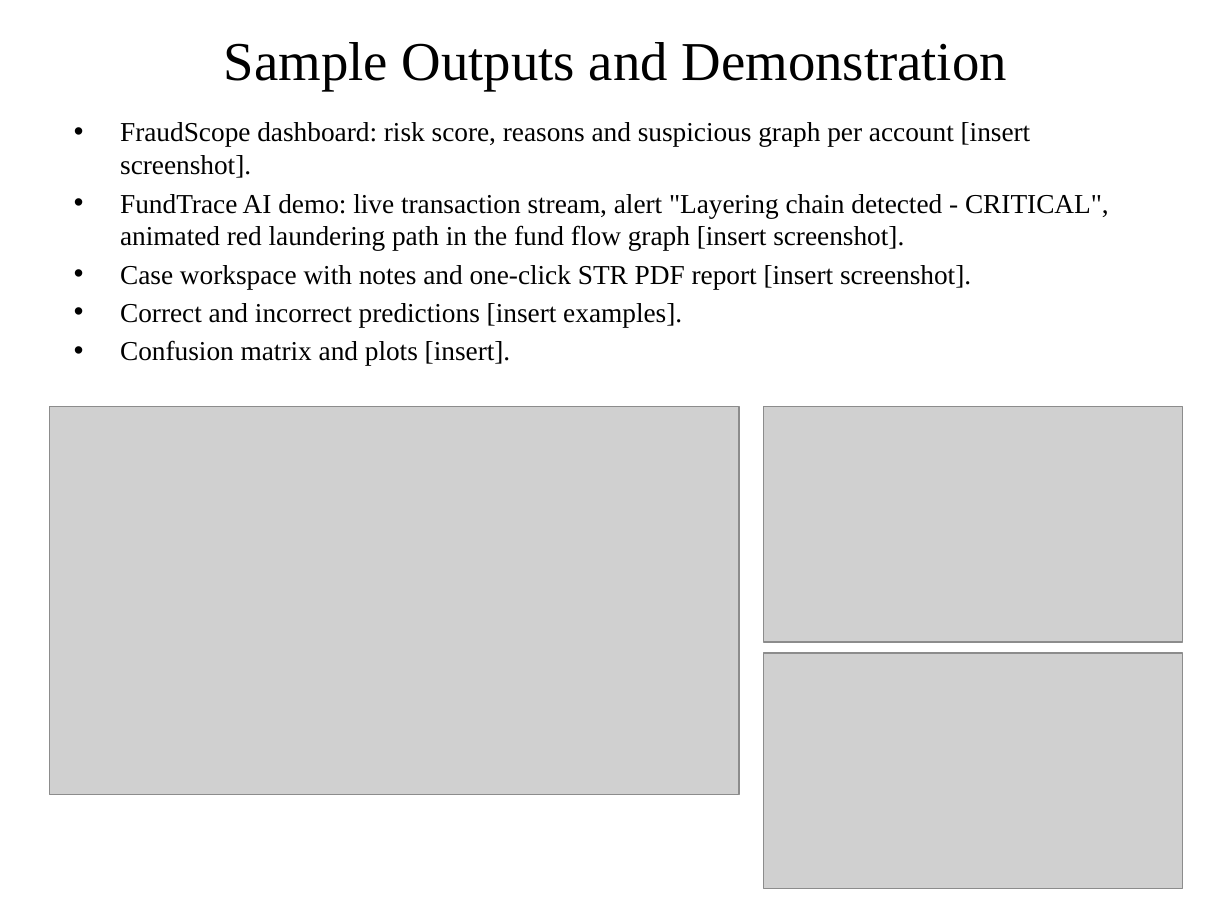
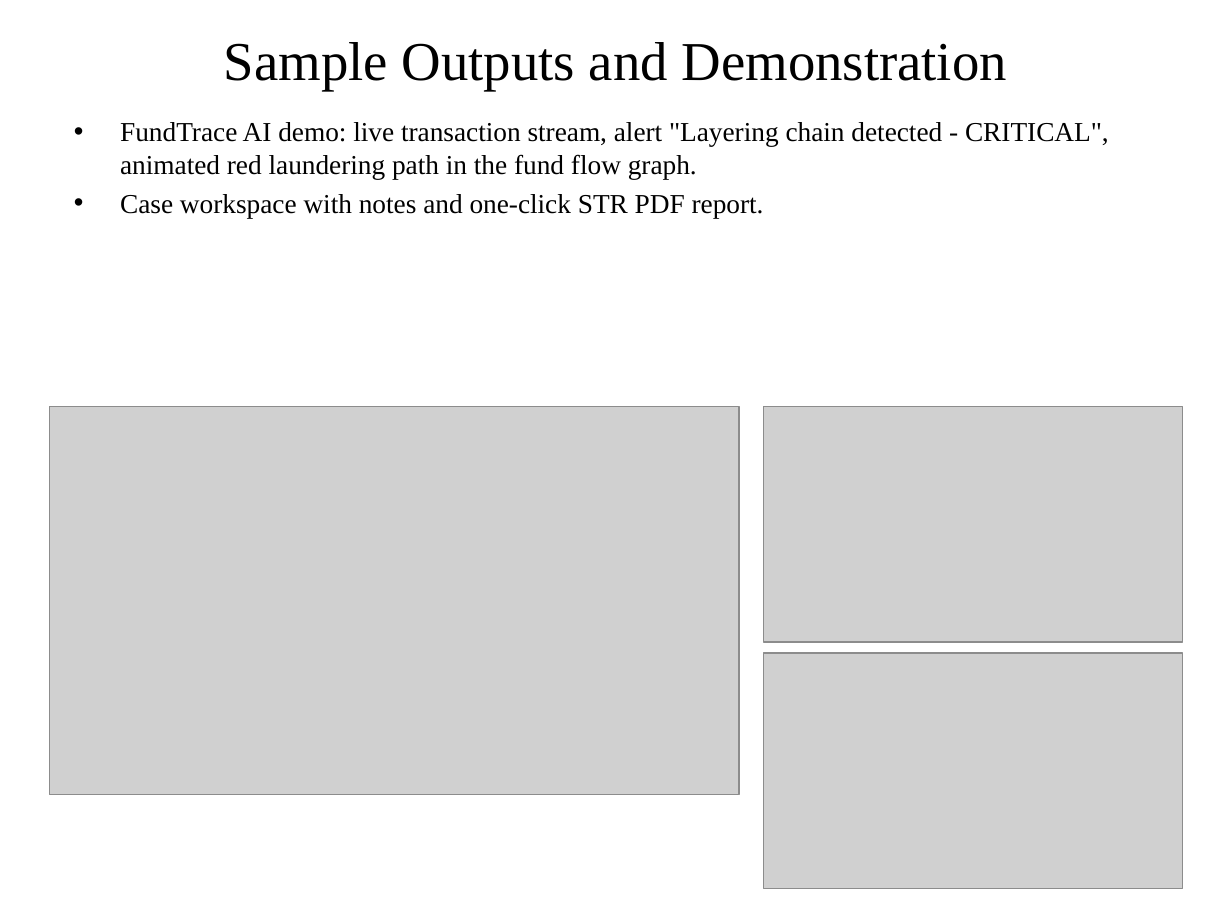
Before and after one commit to ImGhost7/Fraudscope, a slide deck: slide 15 of FraudScope_DL_Project_Implementation.pptx. Drawn at 1232x924 pixels with LibreOffice and Linux fonts; fonts in the diff are those of the drawing; grey boxes stand for pictures. Boxes give left, top, right and bottom in pixels: in the first picture for what was removed or moved away, otherwise in the second. Text is boxed around its words. In the diff, an @@ line names an element or a change of style, - is before the commit and + after.

```diff
--- a/FraudScope_DL_Project_Implementation.pptx
+++ b/FraudScope_DL_Project_Implementation.pptx
@@ text at box(120, 122, 1109, 218): text changed @@
-• FraudScope dashboard: risk score, reasons and suspicious graph per account [insert screenshot].
-• FundTrace AI demo: live transaction stream, alert "Layering chain detected - CRITICAL", animated red laundering path in the fund flow graph [insert screenshot].
-• Case workspace with notes and one-click STR PDF report [insert screenshot].
-• Correct and incorrect predictions [insert examples].
-• Confusion matrix and plots [insert].
+• FundTrace AI demo: live transaction stream, alert "Layering chain detected - CRITICAL", animated red laundering path in the fund flow graph.
+• Case workspace with notes and one-click STR PDF report.
```
Also in this commit, not shown: 9 other slides changed, 1 slide added, 20 other files.
